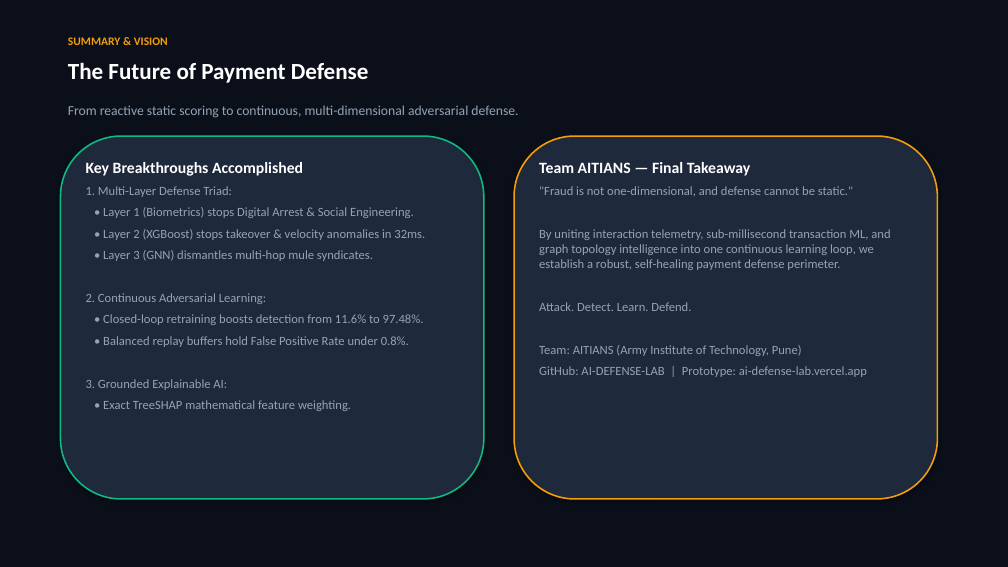
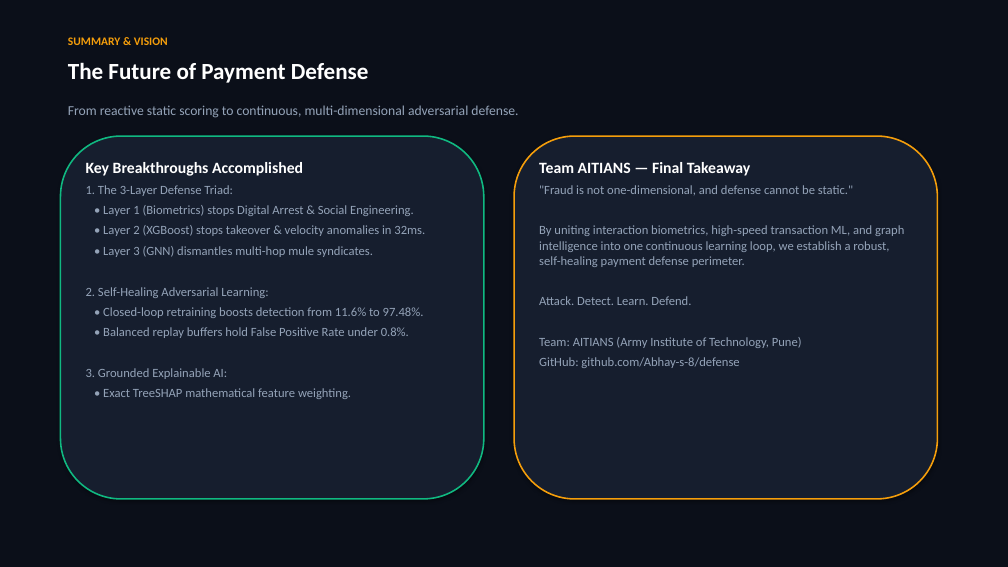
Before and after one commit to Abhay-s-8/defense, a slide deck: slide 12 of docs/AI_Defense_Lab_Presentation.pptx. Drawn at 1008x567 pixels with LibreOffice and Linux fonts; fonts in the diff are those of the drawing. Boxes give left, top, right and bottom in pixels: in the first picture for what was removed or moved away, otherwise in the second. Text is boxed around its words. In the diff, an @@ line names an element or a change of style, - is before the commit and + after.

```diff
--- a/docs/AI_Defense_Lab_Presentation.pptx
+++ b/docs/AI_Defense_Lab_Presentation.pptx
@@ rounded rectangle "Key Breakthroughs Accomplished" at box(60, 136, 484, 499): fill #1E293B to #161E2E @@
@@ rounded rectangle "Team AITIANS — Final Takeaway" at box(514, 136, 938, 499): fill #1E293B to #161E2E @@
@@ text in rounded rectangle at box(86, 185, 233, 196): text changed @@
-1. Multi-Layer Defense Triad:
+1. The 3-Layer Defense Triad:
@@ text in rounded rectangle at box(86, 205, 425, 399): less space between paragraphs @@
@@ text in rounded rectangle at box(539, 185, 853, 348): less space between paragraphs @@
@@ text in rounded rectangle at box(539, 225, 904, 267): text changed @@
-By uniting interaction telemetry, sub-millisecond transaction ML, and graph topology intelligence into one continuous learning loop, we establish a robust, self-healing payment defense perimeter.
+By uniting interaction biometrics, high-speed transaction ML, and graph intelligence into one continuous learning loop, we establish a robust, self-healing payment defense perimeter.
@@ text in rounded rectangle at box(86, 287, 268, 298): text changed @@
-2. Continuous Adversarial Learning:
+2. Self-Healing Adversarial Learning:
@@ text in rounded rectangle at box(539, 357, 739, 368): text changed @@
-GitHub: AI-DEFENSE-LAB | Prototype: ai-defense-lab.vercel.app
+GitHub: github.com/Abhay-s-8/defense
```
Also in this commit, not shown: 10 other slides changed, 1 slide added, 1 slide removed, 2 other files.
